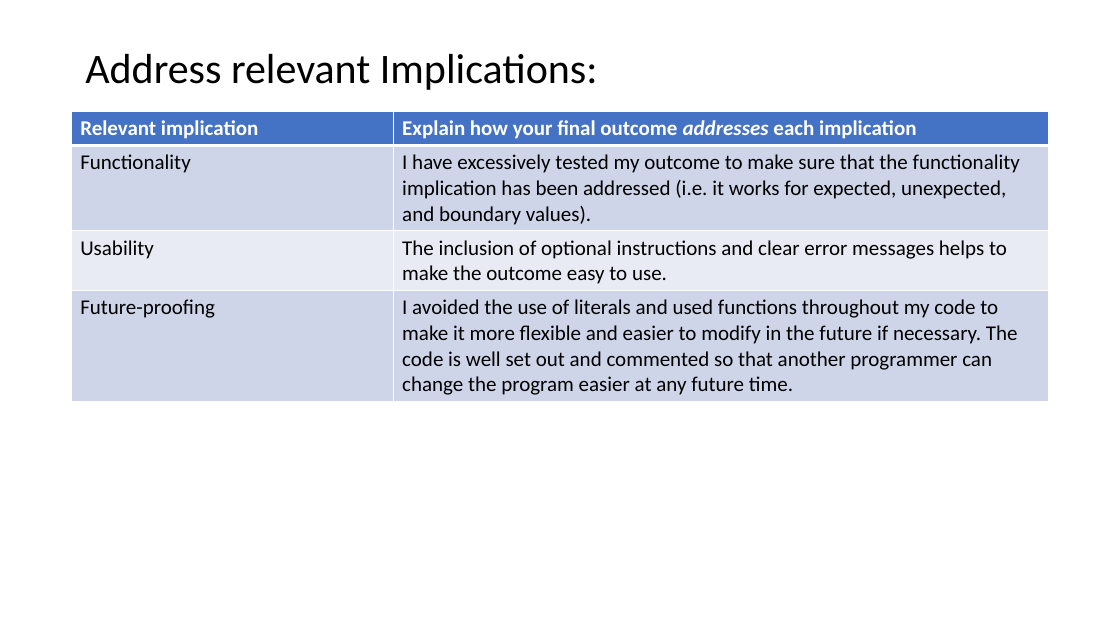
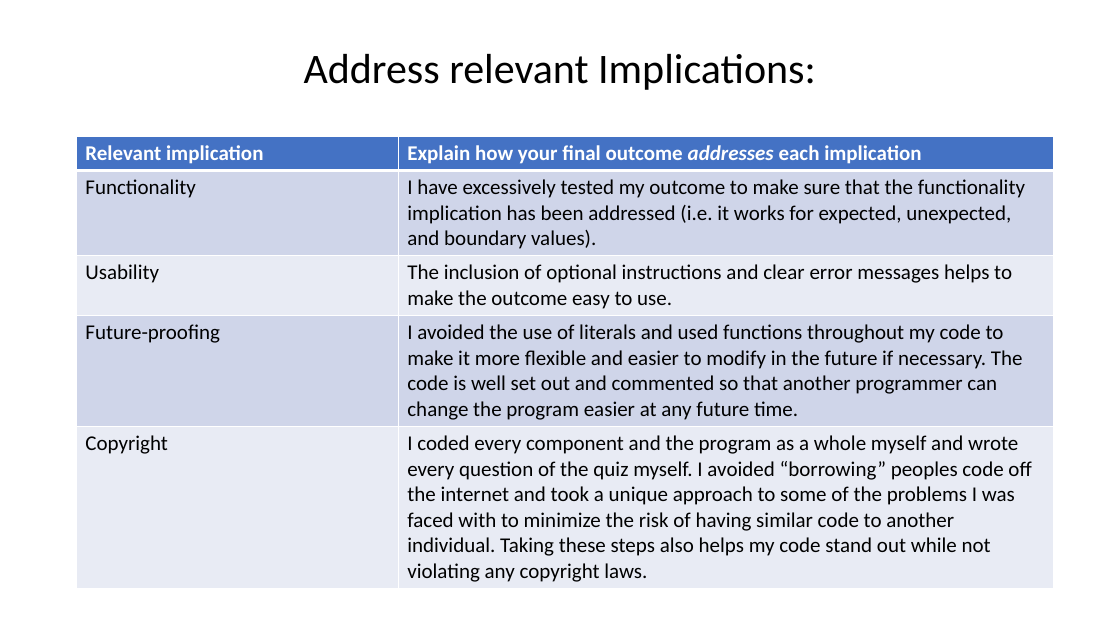
Before and after one commit to twschool/Assessment, a slide deck: slide 31 of Maori quiz documentation.pptx. Drawn at 1120x630 pixels with LibreOffice and Linux fonts; fonts in the diff are those of the drawing. Boxes give left, top, right and bottom in pixels: in the first picture for what was removed or moved away, otherwise in the second. Text is boxed around its words. In the diff, an @@ line names an element or a change of style, - is before the commit and + after.

```diff
--- a/Maori quiz documentation.pptx
+++ b/Maori quiz documentation.pptx
@@ title "Address relevant Implications:" at (304, 54, 816, 90): alignment left to centre @@
@@ table at (77, 136, 1054, 586) @@
+row 5: Copyright | I coded every component and the program as a whole myself and wrote every question of the quiz myself. I avoided “borrowing” peoples code off the internet and took a unique approach to some of the problems I was faced with to minimize the risk of having similar code to another individual. Taking these steps also helps my code stand out while not violating any copyright laws.
@@ table: place and size @@
-table at (72, 112, 1049, 399)
+table at (77, 136, 1054, 586)
```
Also in this commit, not shown: 2 other slides changed.
